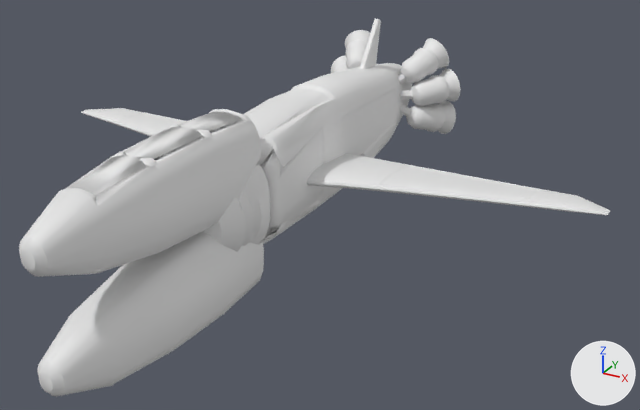
An edit to the FBX model Assets/_Models/Vessel Models/dolphin_shapekey_with_animations.fbx, drawn before and after from the same camera.
The view is the same before and after, from a camera (50 mm lens) standing at (3.69, -6.12, 2.78) and looking at (0.41, -0.15, -0.2). The lights are fixed; the arrows at lower right show +X, +Y and +Z. The picture after the commit comes second. Both versions are drawn at full value of the shape key 'charge' of 'dolohin'; the numbers are the values there.

Objects in the first picture: 'dolohin'.
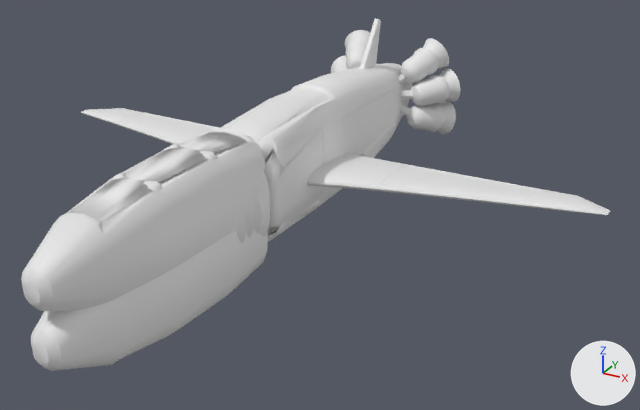
Edits to the bpy script that builds the scene:
```text
Change me_chassis:
    used by ob_dolohin; location = (0.0, 0.0, 0.0)
    remove me_chassis.from_pydata(...)  # 4118 vertices, 3870 faces; spans x -2.64..2.64, y -2.91..2.47, z -0.77..0.96
    add me_chassis.from_pydata(...)  # 4118 vertices, 3870 faces; spans x -2.64..2.64, y -2.92..2.47, z -0.61..0.96
    me_chassis part 1: the loose piece of 261 vertices spanning x -0.27..0.27, y -2.91..-0.75, z 0.0..0.77 is scaled about its middle by (1.16, 1, 1.17), then moved by (0.0, 0.0, -0.22)
    me_chassis part 2: the loose piece of 261 vertices spanning x -0.27..0.27, y -2.91..-0.75, z -0.77..0.0 is scaled about its middle by (1.16, 1, 1.17), then moved by (0.0, 0.0, 0.22)
```

What differs and where, as boxes (x1, y1, x2, y2) in the pictures (640 x 410 px; the box of a moved part takes in the faces that stretch with it):
'dolohin', reshaped (7% shorter)
    before: (19, 19, 610, 397)
    after: (21, 19, 610, 371)
part 1 of me_chassis, moved or reshaped
    before: (19, 109, 261, 277)
    after: (21, 129, 265, 311)
part 2 of me_chassis, moved or reshaped
    before: (37, 232, 264, 397)
    after: (31, 226, 268, 371)
